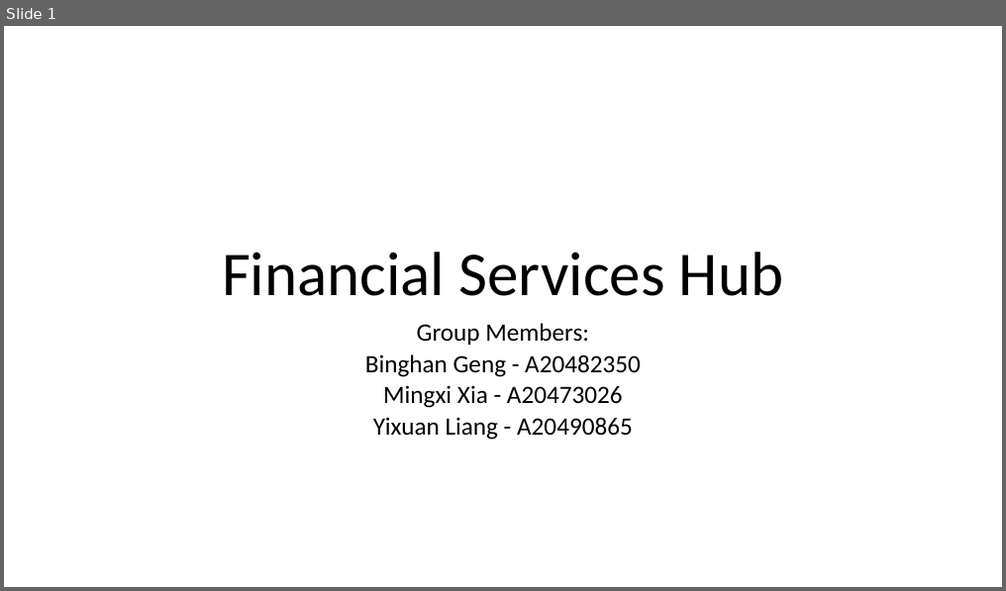
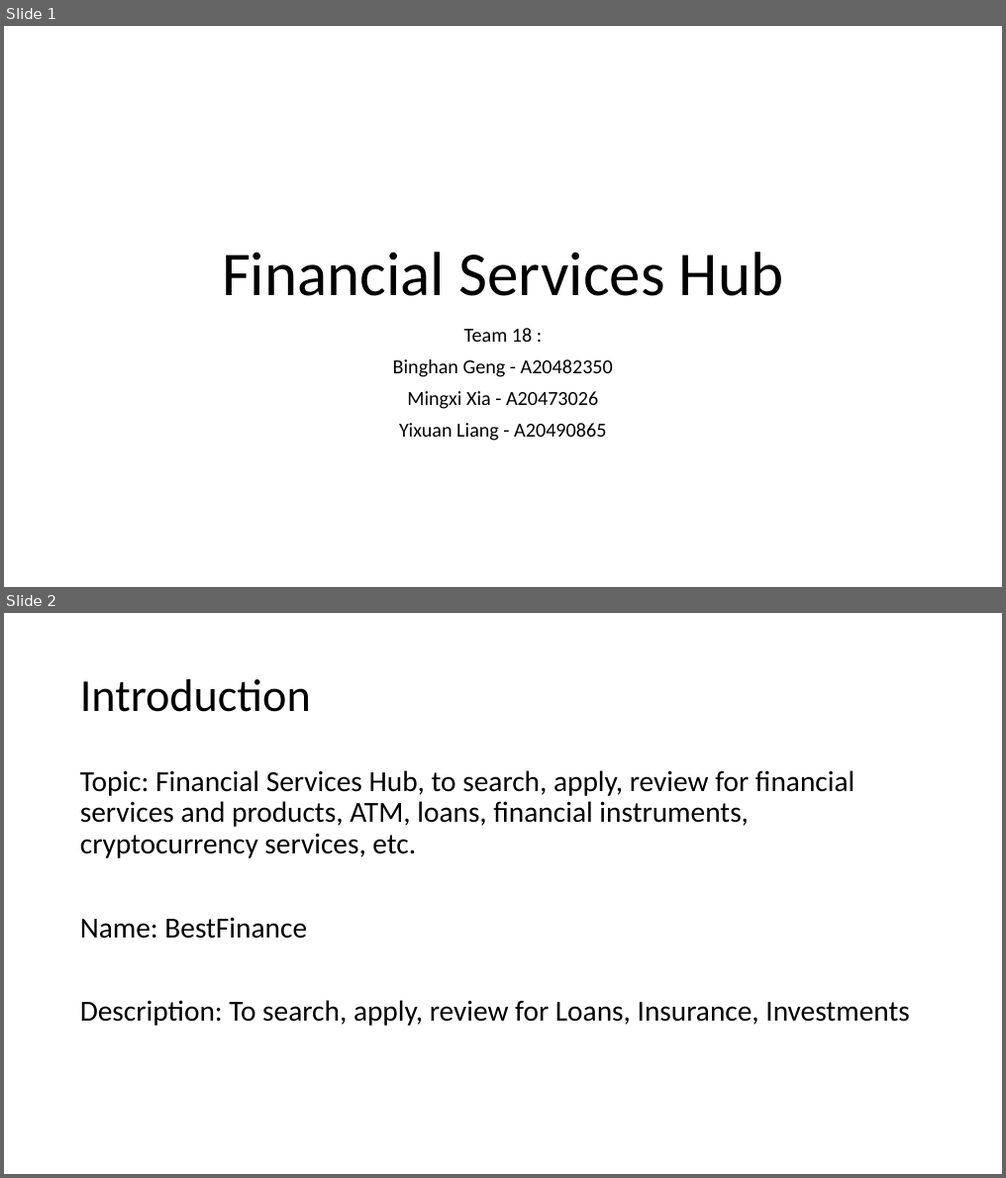
Before and after one commit to HannahGeng/CSP584-FinalProject, a slide deck: Phase1/document/Financial-Services-Hub-Phase1.pptx. Shown one above the other, each under a label of ours: slide 1 before the commit, slides 1 and 2 after it. The pictures are 1006x591 and 1006x1178 pixels, drawn with LibreOffice and Linux fonts; fonts in the diff are those of the drawing. Boxes give left, top, right and bottom in pixels: in the first picture for what was removed or moved away, otherwise in the second. Text is boxed around its words. In the diff, an @@ line names an element or a change of style, - is before the commit and + after.

```diff
--- a/Phase1/document/Financial-Services-Hub-Phase1.pptx
+++ b/Phase1/document/Financial-Services-Hub-Phase1.pptx
@@ slide 2 added at [4,613,1002,1174], background #FFFFFF @@
@@ title added at [80,679,311,712], 44 pt, text #000000 @@
+Introduction
@@ text added at [80,770,909,1026], 28 pt, text #000000 @@
+Topic: Financial Services Hub, to search, apply, review for financial services and products, ATM, loans, financial instruments, cryptocurrency services, etc.
+Name: BestFinance
+Description: To search, apply, review for Loans, Insurance, Investments
@@ slide 1 changed as well @@
@@ subtitle at [464,328,532,342]: text changed; size 24 to 19.2 pt @@
-Group Members:
+Team 18 :
@@ subtitle at [393,360,613,441]: size 24 to 19.2 pt in "Binghan Geng - A20482350", "Mingxi Xia - A20473026", "Yixuan Liang - A20490865"; line spacing 0.7 to 0.9 @@
```
Also in this commit, not shown: 3 other slides added, 2 slides removed, 9 other files.
